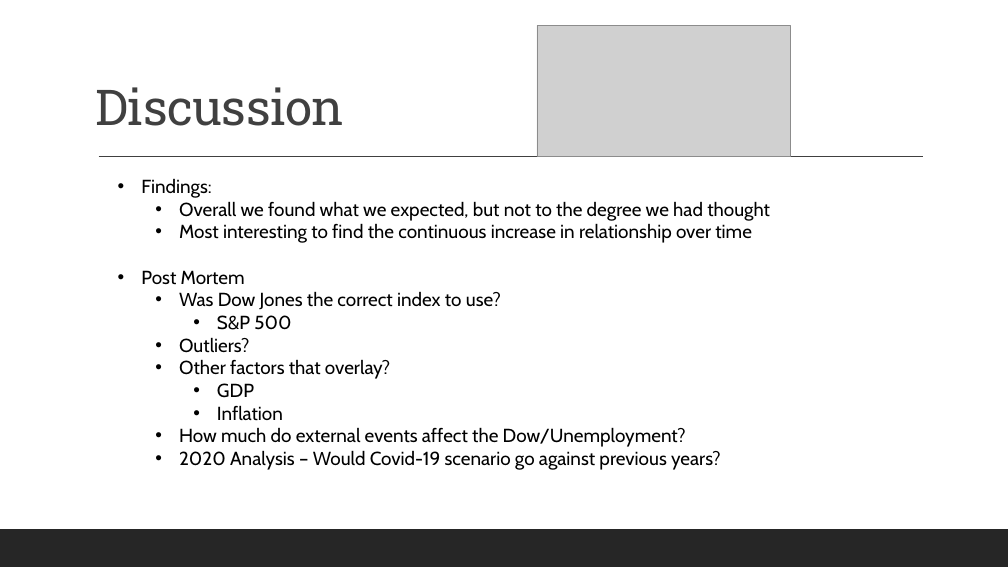
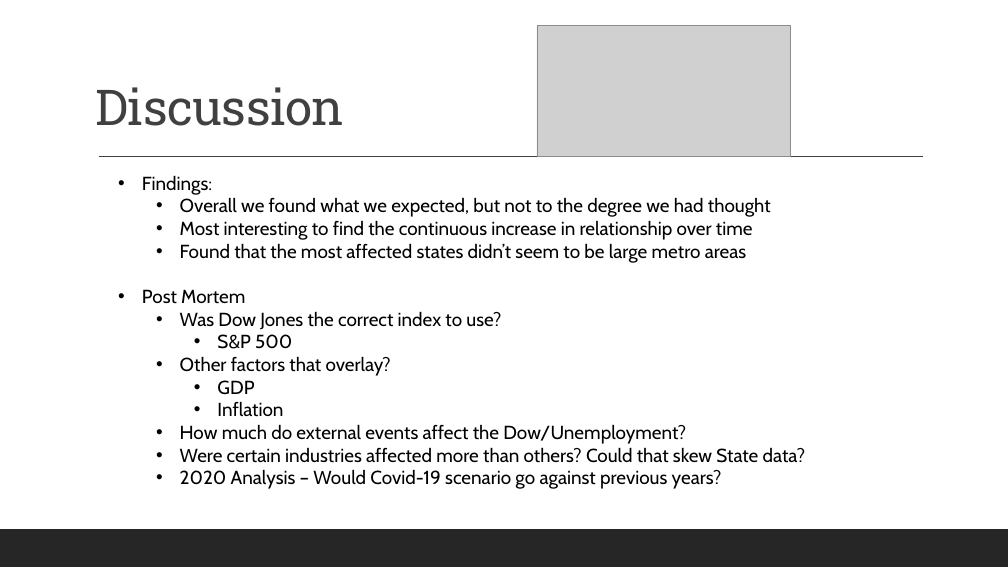
Before and after one commit to rsimeonoglou/group-project-1, a slide deck: slide 19 of Stock Market Vs Unemployment v2.pptx (slide 17 before the commit). Drawn at 1008x567 pixels with LibreOffice and Linux fonts; fonts in the diff are those of the drawing; grey boxes stand for pictures. Boxes give left, top, right and bottom in pixels: in the first picture for what was removed or moved away, otherwise in the second. Text is boxed around its words. In the diff, an @@ line names an element or a change of style, - is before the commit and + after.

Commit message:
Presentation changes

```diff
--- a/Stock Market Vs Unemployment v2.pptx
+++ b/Stock Market Vs Unemployment v2.pptx
@@ text at <box>180,243,746,263</box>: paragraph added @@
+  • Found that the most affected states didn’t seem to be large metro areas
@@ text at <box>179,337,249,353</box>: paragraph removed @@
-  • Outliers?
@@ text at <box>180,447,806,463</box>: paragraph added @@
+  • Were certain industries affected more than others? Could that skew State data?
```
Also in this commit, not shown: 2 other slides changed, 2 slides added, 2 other files.
